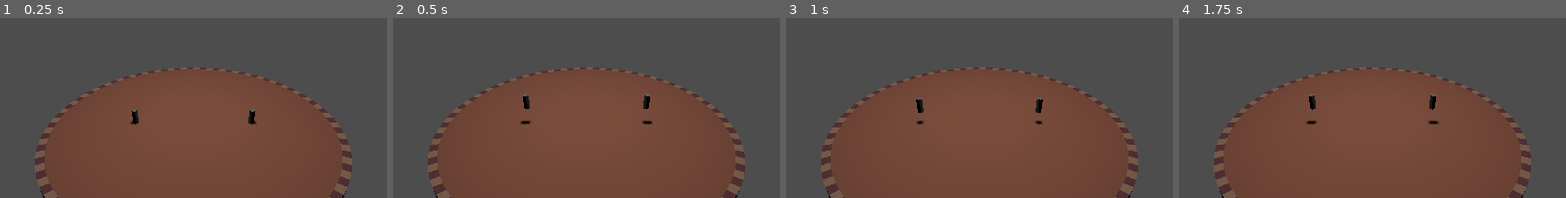
Above: before the commit, frames 1-4 (left to right).
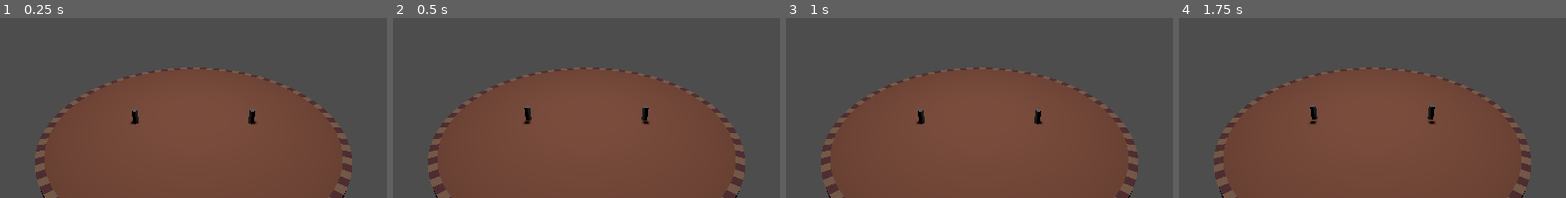
Above: after the commit, the same moments.

Repository: proximadams/Lucky-Erik-Alex-Jam-2025
Game: Godot game, scene res://World.tscn
The game is run twice, just before and just after one commit, with the same random seed, the same clock (stepped at 60 frames per second) and the same inputs.
Inputs:
- Up to frame 1 (0.25 s): no input
- Up to frame 2 (0.5 s): no input
- Up to frame 3 (1 s): no input
- Up to frame 4 (1.75 s): no input
The pictures show only the part of the screen within x 25-75%, y 13-62%; the shares and areas given below are measured in that part.

Frame 1 is identical in both runs. In frame 2, 0.5% of the frame differs, in the area x 32-68%, y 41-60%; in frame 3, 0.4%; in frame 4, 0.4%.

Commit message:
adds 'improved' ground time

Diff:
--- a/Player/player.gd
+++ b/Player/player.gd
@@ -11,10 +11,12 @@
 var numJumpsSoFar = 1
 var jumpConstantSpeedTimer = JUMP_GRACE_WINDOW_TIME
 var jumpEarlyWindowTimer = JUMP_GRACE_WINDOW_TIME
-var secondsSinceOnFloor = 0.0
+var secondsSinceOnFloor = 0.0 # airtime?
 var isDiving = false
 
 @export var playerID = 0
+var MAX_GROUND_TIME = 0.2
+var currGroundTime = 0;
 
 func _physics_process(delta: float) -> void:
 	_set_angle()
@@ -27,14 +29,19 @@
 
 	if is_on_floor():
 		isDiving = false
-		secondsSinceOnFloor = 0.0
-		jumpConstantSpeedTimer = 0.0
-		if jumpEarlyWindowTimer < JUMP_GRACE_WINDOW_TIME and numJumpsSoFar <= 3:
-				numJumpsSoFar += 1
-		didJumpEarly = (jumpEarlyWindowTimer < JUMP_GRACE_WINDOW_TIME)
-		velocity.y = JUMP_VELOCITY
-		velocity.x = (rotation.z * SPEED * -0.7) + (velocity.x * 0.3)
-		velocity.z = (rotation.x * SPEED * 0.7) + (velocity.z * 0.3)
+		currGroundTime += delta
+		velocity = Vector3(0,0,0)
+		if currGroundTime >= MAX_GROUND_TIME:
+			currGroundTime = 0
+			secondsSinceOnFloor = 0.0
+			jumpConstantSpeedTimer = 0.0
+			if jumpEarlyWindowTimer < JUMP_GRACE_WINDOW_TIME and numJumpsSoFar <= 3:
+					numJumpsSoFar += 1
+			didJumpEarly = (jumpEarlyWindowTimer < JUMP_GRACE_WINDOW_TIME)
+			velocity.y = JUMP_VELOCITY
+			velocity.x = (rotation.z * SPEED * -0.7) + (velocity.x * 0.3)
+			velocity.z = (rotation.x * SPEED * 0.7) + (velocity.z * 0.3)
+
 	elif isDiving: # we are NOT diving i we're on the floor
 		velocity.y = -JUMP_VELOCITY * divePower
 		velocity.x = (rotation.z * SPEED * -0.7) + (velocity.x * 0.3)
